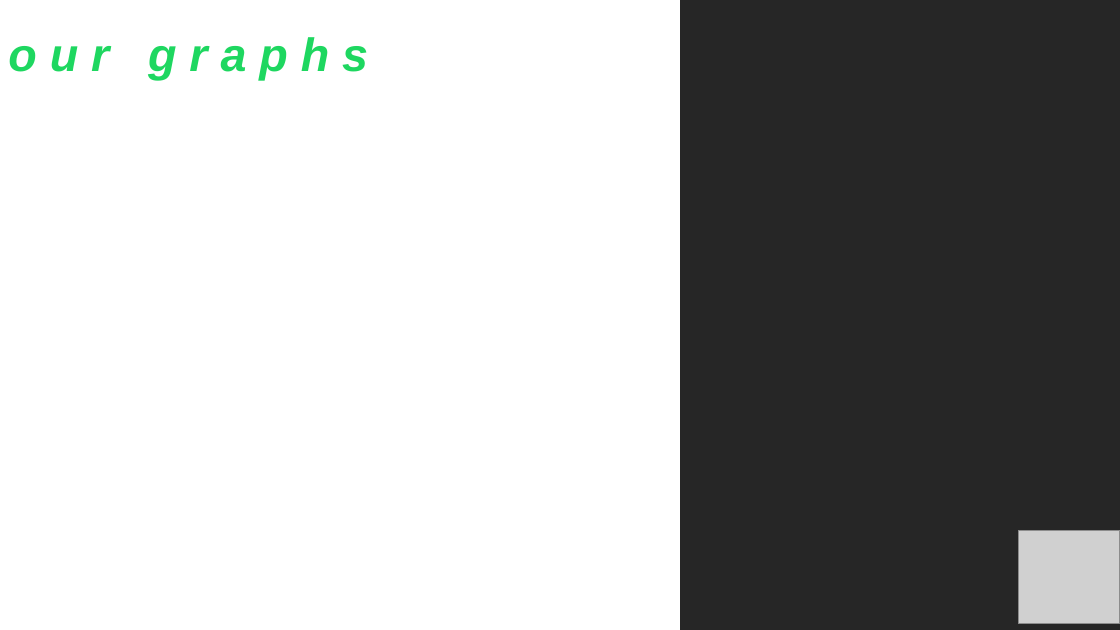
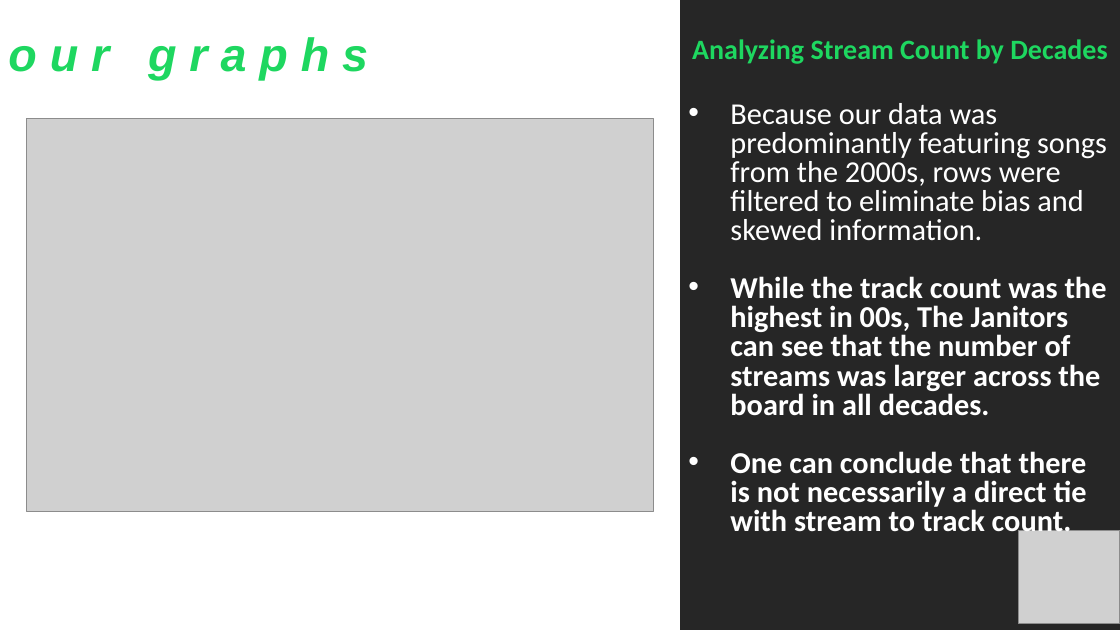
Before and after one commit to iastanehasl/Project-One, a slide deck: slide 6 of Spotipy Presentation 10.27.pptx. Drawn at 1120x630 pixels with LibreOffice and Linux fonts; fonts in the diff are those of the drawing; grey boxes stand for pictures. Boxes give left, top, right and bottom in pixels: in the first picture for what was removed or moved away, otherwise in the second. Text is boxed around its words. In the diff, an @@ line names an element or a change of style, - is before the commit and + after.

Commit message:
updated code and presentation

```diff
--- a/Spotipy Presentation 10.27.pptx
+++ b/Spotipy Presentation 10.27.pptx
@@ text added at (692,39,1107,539), 26 pt, text #FFFFFF, bold @@
+Analyzing Stream Count by Decades
+• Because our data was predominantly featuring songs from the 2000s, rows were filtered to eliminate bias and skewed information.
+• While the track count was the highest in 00s, The Janitors can see that the number of streams was larger across the board in all decades.
+• One can conclude that there is not necessarily a direct tie with stream to track count.
@@ picture added at (26,119,654,512) @@
```
Also in this commit, not shown: 1 other file.
